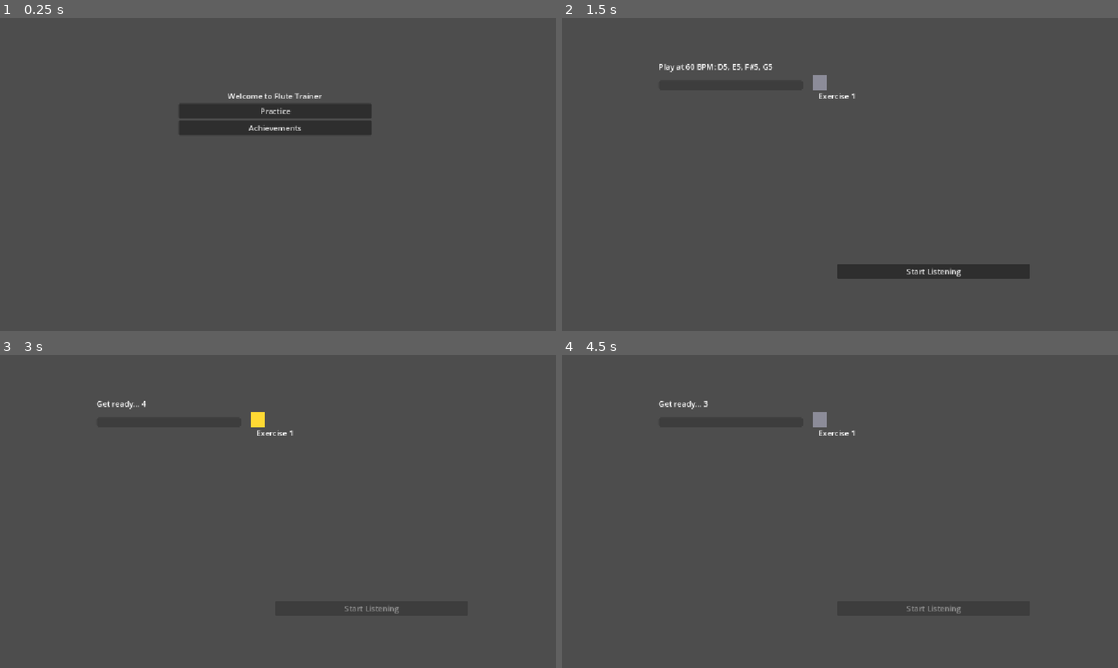
Above: before the commit, frames 1-4 (two rows, left to right).
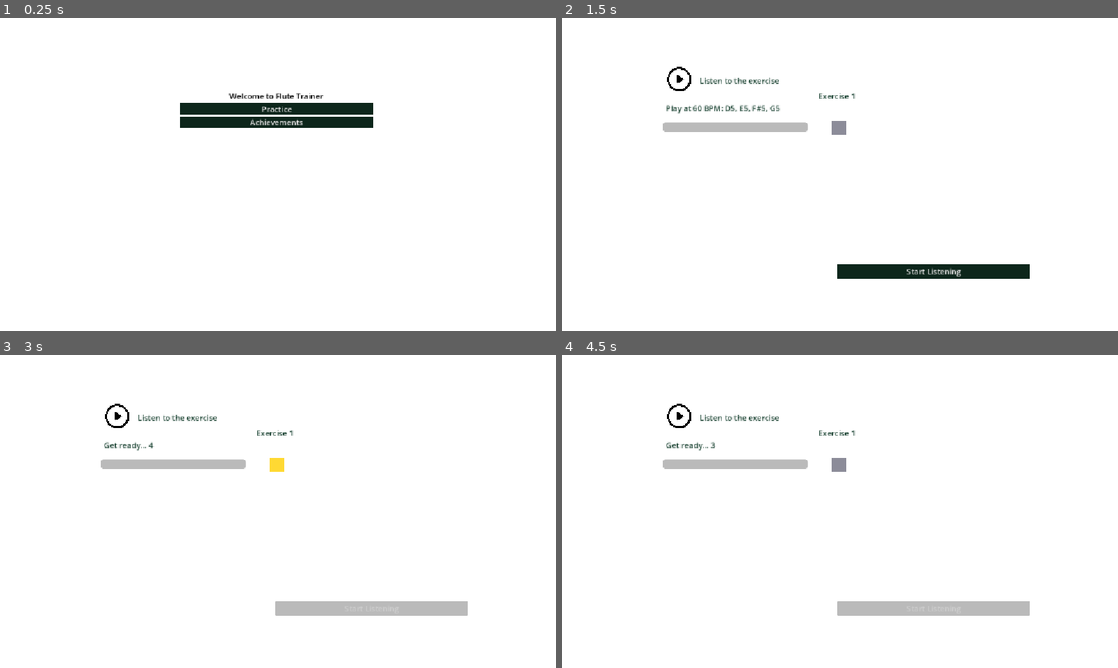
Above: after the commit, the same moments.

Repository: maryamalateye/FluteTrainer2
Game: Godot game, scene res://Menus/main_menu.tscn
Same seed, same stepped clock (60 frames per second), same inputs: the game is played once before the commit and once after it.
Inputs (mouse positions are in pixels of both pictures, inside the frame that each line leads up to):
- Up to frame 1 (0.25 s): no input
- Up to frame 2 (1.5 s): click "Practice" at 0.5 s; click "Exercise 1" at 1.25 s
- Up to frame 3 (3 s): click (116, 417) at 2.02 s; click "Start Listening" at 2.75 s
- Up to frame 4 (4.5 s): click (678, 417) at 3.52 s; click (678, 417) at 4.27 s

The runs differ from the first frame. In frame 1, 100% of the frame differs, in the area x 0-100%, y 0-100%; in frame 2, 100%; in frame 3, 100%; in frame 4, 100%.

Commit message:
basic stuff need to keep trying with tempo bc im not sure what it's doing still 100%...

Diff:
--- a/flute-trainer/Comparator.gd
+++ b/flute-trainer/Comparator.gd
@@ -2,6 +2,8 @@
 #autoload: sequential pitch comparison against the current exercise's Notes list
 
 var expected: Array = []
+var note_beats: Array[float] = []
+var bpm: float = 80.0
 var seconds_per_beat: float = 0.5
 var index: int = 0
 var correct: int = 0
@@ -9,22 +11,42 @@
 var history: Array = []
 var session_active: bool = false
 
+var onset_log: Array = []	#{index, time} pairs, one per detected note attack, in session-elapsed seconds
+var last_tempo_result: Dictionary = {}
+
+const TEMPO_TOLERANCE: float = 0.08	#fraction above/below expected BPM still considered "Just Right"
+
 signal note_result(status: String, expected_pitch: String, played_pitch: String)
-signal session_finished(accuracy: float)
+signal session_finished(accuracy: float, tempo: Dictionary)
 
 const NOTE_OFFSETS := {
 	"C": 0, "C#": 1, "D": 2, "D#": 3, "E": 4, "F": 5,
 	"F#": 6, "G": 7, "G#": 8, "A": 9, "A#": 10, "B": 11
 }
 
-func load_score(notes: Array, bpm: int) -> void:
+func load_score(notes: Array, bpm_value: int, beats: Array = []) -> void:
 	expected = notes.duplicate()
-	seconds_per_beat = 60.0 / float(max(bpm, 1))
+	bpm = float(max(bpm_value, 1))
+	seconds_per_beat = 60.0 / bpm
+	note_beats.clear()
+	for i in range(expected.size()):
+		note_beats.append(float(beats[i]) if i < beats.size() else 1.0)
 	index = 0
 	correct = 0
 	close = 0
 	history.clear()
+	onset_log.clear()
+	last_tempo_result = {}
 	session_active = true
+
+# Called by the exercise scene whenever it detects a new note attack (silence
+# followed by sound), tagged with how far into the session we are. We record
+# which note was "current" at that moment so we can later compare when the
+# player actually attacked each note against when they were supposed to.
+func record_onset(elapsed_time: float) -> void:
+	if not session_active:
+		return
+	onset_log.append({"index": index, "time": elapsed_time})
 
 func check_note(played_pitch: String) -> void:
 	if not session_active or index >= expected.size():
@@ -124,4 +146,77 @@
 	var accuracy: float = 0.0
 	if not expected.is_empty():
 		accuracy = (float(correct + close) / float(expected.size())) * 100.0
-	session_finished.emit(accuracy)
+
+	last_tempo_result = _compute_tempo_analysis()
+	session_finished.emit(accuracy, last_tempo_result)
+
+# Compares when the player actually attacked each note (onset_log) against
+# when they were expected to, derived from the exercise's beat grid, to work
+# out the BPM the player was actually playing at versus the target BPM.
+func _compute_tempo_analysis() -> Dictionary:
+	var expected_times: Array = []
+	var cumulative := 0.0
+	for b in note_beats:
+		expected_times.append(cumulative)
+		cumulative += b * seconds_per_beat
+
+	# First onset recorded for each note index = the player's actual attack time for that note.
+	var actual_times: Dictionary = {}
+	for entry in onset_log:
+		var idx: int = entry["index"]
+		if idx >= 0 and idx < expected.size() and not actual_times.has(idx):
+			actual_times[idx] = entry["time"]
+
+	var per_note: Array = []
+	var bpm_samples: Array = []
+	print("--- Tempo analysis (target %.1f BPM) ---" % bpm)
+	for i in range(1, expected.size()):
+		if not (actual_times.has(i) and actual_times.has(i - 1)):
+			continue
+		var actual_interval: float = actual_times[i] - actual_times[i - 1]
+		if actual_interval <= 0.0:
+			continue
+		var beats_for_prev_note: float = note_beats[i - 1]
+		var actual_bpm: float = (beats_for_prev_note / actual_interval) * 60.0
+		var status := _classify_tempo(actual_bpm)
+		bpm_samples.append(actual_bpm)
+		per_note.append({
+			"note_index": i - 1,
+			"note": expected[i - 1],
+			"expected_bpm": bpm,
+			"actual_bpm": actual_bpm,
+			"status": status
+		})
+		print("Note %d (%s): expected %.1f BPM, actual %.1f BPM -> %s" % [i - 1, expected[i - 1], bpm, actual_bpm, status])
+
+	var has_data := not bpm_samples.is_empty()
+	var overall_actual_bpm := 0.0
+	if has_data:
+		var sum := 0.0
+		for s in bpm_samples:
+			sum += s
+		overall_actual_bpm = sum / bpm_samples.size()
+	var overall_status := _classify_tempo(overall_actual_bpm) if has_data else "Unknown"
+	if has_data:
+		print("Overall: expected %.1f BPM, actual %.1f BPM -> %s" % [bpm, overall_actual_bpm, overall_status])
+	else:
+		print("Overall: expected %.1f BPM, actual N/A (not enough onsets detected) -> %s" % [bpm, overall_status])
+
+	return {
+		"per_note": per_note,
+		"expected_bpm": bpm,
+		"actual_bpm": overall_actual_bpm,
+		"has_data": has_data,
+		"status": overall_status
+	}
+
+func _classify_tempo(actual_bpm: float) -> String:
+	if bpm <= 0.0:
+		return "Unknown"
+	var ratio := actual_bpm / bpm
+	if ratio > 1.0 + TEMPO_TOLERANCE:
+		return "Too Fast"
+	elif ratio < 1.0 - TEMPO_TOLERANCE:
+		return "Too Slow"
+	else:
+		return "Just Right"
--- a/flute-trainer/Menus/exercise_menu.tscn
+++ b/flute-trainer/Menus/exercise_menu.tscn
@@ -1,6 +1,7 @@
 [gd_scene format=3 uid="uid://buuqid3n8vy01"]
 
 [ext_resource type="Script" uid="uid://v44yiv5jg6l3" path="res://Scripts/exercise_menu.gd" id="1_nsopj"]
+[ext_resource type="Theme" uid="uid://bhycjynp2psnk" path="res://theme.tres" id="2_wvplg"]
 
 [node name="ExerciseMenu" type="Control" unique_id=80788861]
 layout_mode = 3
@@ -18,6 +19,7 @@
 
 [node name="Label" type="Label" parent="VBoxContainer" unique_id=1123805146]
 layout_mode = 2
+theme = ExtResource("2_wvplg")
 text = "Select Exercise"
 horizontal_alignment = 1
 
@@ -31,6 +33,7 @@
 
 [node name="BackButton" type="Button" parent="VBoxContainer" unique_id=1456371715]
 layout_mode = 2
+theme = ExtResource("2_wvplg")
 text = "Back"
 
 [connection signal="pressed" from="VBoxContainer/BackButton" to="." method="_on_back_button_pressed"]
--- a/flute-trainer/Menus/main_menu.tscn
+++ b/flute-trainer/Menus/main_menu.tscn
@@ -1,13 +1,20 @@
 [gd_scene format=3 uid="uid://xjjrwi3wwx74"]
 
 [ext_resource type="Script" uid="uid://b1q0ieijd6gpy" path="res://Scripts/main_menu.gd" id="1_jf8mj"]
+[ext_resource type="Theme" uid="uid://bhycjynp2psnk" path="res://theme.tres" id="2_p3jrs"]
+
+[sub_resource type="Theme" id="Theme_wvplg"]
 
 [node name="MainMenu" type="Control" unique_id=1110346453]
 layout_mode = 3
-anchors_preset = 0
-offset_right = 1152.0
-offset_bottom = 648.0
+anchors_preset = 10
+anchor_right = 1.0
+offset_left = 3.0
+offset_right = 3.0
+grow_horizontal = 2
+theme = SubResource("Theme_wvplg")
 script = ExtResource("1_jf8mj")
+metadata/_edit_use_anchors_ = true
 
 [node name="VBoxContainer" type="VBoxContainer" parent="." unique_id=310235245]
 layout_mode = 0
@@ -18,15 +25,18 @@
 
 [node name="Label" type="Label" parent="VBoxContainer" unique_id=1686481440]
 layout_mode = 2
+theme_override_colors/font_color = Color(0, 0, 0, 1)
 text = "Welcome to Flute Trainer"
 horizontal_alignment = 1
 
 [node name="PracticeButton" type="Button" parent="VBoxContainer" unique_id=1473420390]
 layout_mode = 2
+theme = ExtResource("2_p3jrs")
 text = "Practice"
 
 [node name="AchievementsButton" type="Button" parent="VBoxContainer" unique_id=1814208061]
 layout_mode = 2
+theme = ExtResource("2_p3jrs")
 text = "Achievements"
 
 [connection signal="pressed" from="VBoxContainer/PracticeButton" to="." method="_on_practice_button_pressed"]
--- a/flute-trainer/Scenes/achievements.tscn
+++ b/flute-trainer/Scenes/achievements.tscn
@@ -1,6 +1,7 @@
 [gd_scene format=3 uid="uid://cmicswdh3mlq1"]
 
 [ext_resource type="Script" uid="uid://drt2xjg0pk7hb" path="res://Scripts/achievements.gd" id="1_7xtne"]
+[ext_resource type="Theme" uid="uid://bhycjynp2psnk" path="res://theme.tres" id="2_frbbq"]
 
 [node name="Achievements" type="Control" unique_id=1817724452]
 layout_mode = 3
@@ -20,6 +21,7 @@
 
 [node name="Label" type="Label" parent="VBoxContainer" unique_id=168795711]
 layout_mode = 2
+theme = ExtResource("2_frbbq")
 text = "Achievements"
 
 [node name="ScrollContainer" type="ScrollContainer" parent="VBoxContainer" unique_id=1612504077]
@@ -32,6 +34,7 @@
 
 [node name="BackButton" type="Button" parent="VBoxContainer" unique_id=942833467]
 layout_mode = 2
+theme = ExtResource("2_frbbq")
 text = "Back to main menu"
 
 [connection signal="pressed" from="VBoxContainer/BackButton" to="." method="_on_back_button_pressed"]
--- a/flute-trainer/Scenes/exercise.tscn
+++ b/flute-trainer/Scenes/exercise.tscn
@@ -1,22 +1,24 @@
 [gd_scene format=3 uid="uid://bnqxck0sss5ow"]
 
+[ext_resource type="Theme" uid="uid://bhycjynp2psnk" path="res://theme.tres" id="1_gyahg"]
 [ext_resource type="Script" uid="uid://dbewjaqehj3dt" path="res://Scripts/exercise.gd" id="1_vgskp"]
+[ext_resource type="Texture2D" uid="uid://dgf2c0ndak3cn" path="res://icons/play.png" id="3_csm5r"]
 
 [sub_resource type="AudioStreamMicrophone" id="AudioStreamMicrophone_qpkpj"]
 
 [node name="Exercise" type="Control" unique_id=1746021676]
 layout_mode = 3
-anchors_preset = 15
-anchor_right = 1.0
-anchor_bottom = 1.0
-grow_horizontal = 2
-grow_vertical = 2
+anchors_preset = 0
+theme = ExtResource("1_gyahg")
 script = ExtResource("1_vgskp")
 
 [node name="Label" type="Label" parent="." unique_id=1211230672]
 layout_mode = 0
-offset_right = 400.0
-offset_bottom = 23.0
+offset_left = 15.0
+offset_top = 86.0
+offset_right = 415.0
+offset_bottom = 109.0
+theme = ExtResource("1_gyahg")
 text = "Play your exercise"
 
 [node name="NowLabel" type="Label" parent="." unique_id=1000000003]
@@ -24,6 +26,7 @@
 offset_top = 90.0
 offset_right = 400.0
 offset_bottom = 129.0
+theme = ExtResource("1_gyahg")
 theme_override_font_sizes/font_size = 28
 
 [node name="Button" type="Button" parent="." unique_id=1501146245]
@@ -32,6 +35,7 @@
 offset_top = 420.0
 offset_right = 770.0
 offset_bottom = 451.0
+theme = ExtResource("1_gyahg")
 text = "Done"
 
 [node name="Mic" type="AudioStreamPlayer" parent="." unique_id=1681820808]
@@ -40,17 +44,41 @@
 
 [node name="NoteProgress" type="ProgressBar" parent="." unique_id=1000000001]
 layout_mode = 0
-offset_top = 40.0
-offset_right = 300.0
-offset_bottom = 60.0
+offset_left = 9.0
+offset_top = 127.0
+offset_right = 309.0
+offset_bottom = 147.0
 max_value = 1.0
 show_percentage = false
 
 [node name="BeatPulse" type="ColorRect" parent="." unique_id=1000000002]
 layout_mode = 0
-offset_left = 320.0
-offset_top = 30.0
-offset_right = 350.0
-offset_bottom = 60.0
+offset_left = 359.0
+offset_top = 124.0
+offset_right = 389.0
+offset_bottom = 154.0
 pivot_offset = Vector2(15, 15)
 color = Color(0.55, 0.55, 0.6, 1)
+
+[node name="ExPlayer" type="AudioStreamPlayer" parent="." unique_id=1993953070]
+
+[node name="TextureButton" type="TextureButton" parent="." unique_id=1907533080]
+layout_mode = 0
+offset_left = 18.0
+offset_top = 13.0
+offset_right = 68.0
+offset_bottom = 63.0
+texture_normal = ExtResource("3_csm5r")
+ignore_texture_size = true
+stretch_mode = 0
+
+[node name="ListenEx" type="Label" parent="." unique_id=971917915]
+layout_mode = 0
+offset_left = 85.0
+offset_top = 29.0
+offset_right = 250.0
+offset_bottom = 52.0
+theme = ExtResource("1_gyahg")
+text = "Listen to the exercise"
+
+[connection signal="pressed" from="TextureButton" to="." method="_on_texture_button_pressed"]
--- a/flute-trainer/Scenes/exercise_shell.tscn
+++ b/flute-trainer/Scenes/exercise_shell.tscn
@@ -1,6 +1,7 @@
 [gd_scene format=3 uid="uid://bwhisreeg2w3k"]
 
 [ext_resource type="Script" uid="uid://brdrn476trks7" path="res://Scripts/exercise_shell.gd" id="1_4uchv"]
+[ext_resource type="Theme" uid="uid://bhycjynp2psnk" path="res://theme.tres" id="2_0htar"]
 
 [node name="ExerciseShell" type="Control" unique_id=658070895]
 layout_mode = 3
@@ -17,6 +18,7 @@
 offset_top = 150.0
 offset_right = 770.0
 offset_bottom = 173.0
+theme = ExtResource("2_0htar")
 text = "Exercise Title"
 horizontal_alignment = 1
 
@@ -29,30 +31,41 @@
 
 [node name="ResultsScreen" type="Panel" parent="." unique_id=1082409507]
 layout_mode = 0
-offset_left = 430.0
-offset_top = 225.0
-offset_right = 730.0
-offset_bottom = 425.0
+offset_left = 330.0
+offset_top = 90.0
+offset_right = 830.0
+offset_bottom = 560.0
 
 [node name="VBoxContainer" type="VBoxContainer" parent="ResultsScreen" unique_id=1619064448]
 layout_mode = 0
-offset_left = 70.0
-offset_right = 220.0
-offset_bottom = 82.0
+offset_left = 20.0
+offset_top = 16.0
+offset_right = 480.0
+offset_bottom = 454.0
 
 [node name="ScoreLabel" type="Label" parent="ResultsScreen/VBoxContainer" unique_id=364496674]
 layout_mode = 2
+theme = ExtResource("2_0htar")
 text = "Result"
 horizontal_alignment = 1
 
+[node name="DetailsLabel" type="RichTextLabel" parent="ResultsScreen/VBoxContainer" unique_id=1000000004]
+custom_minimum_size = Vector2(0, 300)
+layout_mode = 2
+size_flags_vertical = 3
+bbcode_enabled = true
+
 [node name="RetryButton" type="Button" parent="ResultsScreen/VBoxContainer" unique_id=651399643]
 layout_mode = 2
+theme = ExtResource("2_0htar")
 text = "Retry"
 
 [node name="NextButton" type="Button" parent="ResultsScreen/VBoxContainer" unique_id=1957918650]
 layout_mode = 2
+theme = ExtResource("2_0htar")
 text = "Next"
 
 [node name="MenuButton" type="Button" parent="ResultsScreen/VBoxContainer" unique_id=1621279858]
 layout_mode = 2
+theme = ExtResource("2_0htar")
 text = "Menu"
--- a/flute-trainer/Scripts/exercise.gd
+++ b/flute-trainer/Scripts/exercise.gd
@@ -23,6 +23,8 @@
 @onready var mic: AudioStreamPlayer = $Mic
 @onready var note_progress: ProgressBar = $NoteProgress
 @onready var beat_pulse: ColorRect = $BeatPulse
+@onready var explayer: AudioStreamPlayer = $ExPlayer
+
 
 var spectrum: AudioEffectSpectrumAnalyzerInstance
 var listening := false
@@ -39,6 +41,7 @@
 var metronome_elapsed := 0.0
 var pulse_strength := 0.0
 var _last_shown_index := -1
+var session_elapsed := 0.0	#seconds since listening started, used to timestamp note onsets for tempo tracking
 
 func _ready() -> void:
 	record_button.show()
@@ -52,6 +55,9 @@
 	var bpm: int = config.get("BPM", 80)
 	exercise_notes = config.get("Notes", [])
 	var beats: Array = config.get("Beats", [])
+	var audio_path: String = config.get("AudioPath", "")
+	if audio_path != "":
+		explayer.stream = load(audio_path)
 	note_beats.clear()
 	for i in range(exercise_notes.size()):
 		note_beats.append(float(beats[i]) if i < beats.size() else 1.0)
@@ -103,6 +109,7 @@
 
 	if newly_committed != "":
 		print(newly_committed)
+		Comparator.record_onset(session_elapsed)
 
 # Advances one note per beat/half-beat, on a clock, instead of waiting for the
 # player to hold a note stably — keeps the exercise moving at tempo. Scores
@@ -110,6 +117,8 @@
 func _update_timing(delta: float) -> void:
 	if not Comparator.session_active:
 		return
+
+	session_elapsed += delta
 
 	var beat_length: float = max(Comparator.seconds_per_beat, 0.001)
 	metronome_elapsed += delta
@@ -205,12 +214,13 @@
 	note_elapsed = 0.0
 	metronome_elapsed = 0.0
 	pulse_strength = 0.0
+	session_elapsed = 0.0
 	_last_shown_index = -1
 	if note_progress:
 		note_progress.value = 0.0
 	label.text = "Go!"
 	label.modulate = Color.WHITE
-	Comparator.load_score(config.get("Notes", []), config.get("BPM", 80))
+	Comparator.load_score(config.get("Notes", []), config.get("BPM", 80), config.get("Beats", []))
 	_update_now_label()
 	mic.play()
 
@@ -234,14 +244,18 @@
 				label.text = "MISS — expected %s, heard %s" % [expected_pitch, played_pitch]
 			label.modulate = Color.RED
 
-func _on_session_finished(accuracy: float) -> void:
+func _on_session_finished(accuracy: float, tempo: Dictionary) -> void:
 	_stop_listening()
 	if now_label:
 		now_label.text = ""
 	record_button.hide()
 	await get_tree().create_timer(SCORE_DISPLAY_DELAY).timeout
 	label.modulate = Color.WHITE
-	label.text = "Score: %.0f%%" % accuracy
+	var tempo_status: String = tempo.get("status", "Unknown")
+	if tempo.get("has_data", false):
+		label.text = "Score: %.0f%% — Tempo: %s" % [accuracy, tempo_status]
+	else:
+		label.text = "Score: %.0f%%" % accuracy
 	finished.emit(clampf(accuracy / 100.0, 0.0, 1.0))
 
 func get_peak_frequency() -> Dictionary:
@@ -275,3 +289,7 @@
 		last_committed_note = detected
 		return detected
 	return ""
+
+
+func _on_texture_button_pressed() -> void:
+	explayer.play()
--- a/flute-trainer/Scripts/exercise_shell.gd
+++ b/flute-trainer/Scripts/exercise_shell.gd
@@ -4,6 +4,7 @@
 @onready var content: Control = $Content
 @onready var results_screen: Control = $ResultsScreen
 @onready var score_label: Label = $ResultsScreen/VBoxContainer/ScoreLabel
+@onready var details_label: RichTextLabel = $ResultsScreen/VBoxContainer/DetailsLabel
 @onready var retry_button: Button = $ResultsScreen/VBoxContainer/RetryButton
 @onready var next_button: Button = $ResultsScreen/VBoxContainer/NextButton
 @onready var menu_button: Button = $ResultsScreen/VBoxContainer/MenuButton
@@ -38,11 +39,43 @@
 func _on_exercise_finished(score: float) -> void:
 	var passed := Gamestate.show_result(_current_info["id"], score)
 	score_label.text = "%d%% - %s" % [round(score * 100), "Passed!" if passed else "Try again"]
+	details_label.text = _build_details_bbcode()
 
 	var next_info := ExerciseDatabase.get_by_id(_current_info["id"] + 1)
 	next_button.disabled = not (passed and not next_info.is_empty())
 
 	results_screen.show()
+
+# Builds the note-by-note breakdown and tempo summary shown on the results
+# screen, from the Comparator state left over by the just-finished session.
+func _build_details_bbcode() -> String:
+	var lines: Array = []
+
+	lines.append("[b]Notes[/b]")
+	for i in range(Comparator.history.size()):
+		var entry: Dictionary = Comparator.history[i]
+		var status: String = entry["status"]
+		var color := "lime" if status == "correct" else ("yellow" if status == "close" else "red")
+		var played: String = entry["played"] if entry["played"] != "" else "nothing"
+		var verdict := "Correct" if status == "correct" else ("Close (%s)" % played if status == "close" else "Wrong (%s)" % played)
+		lines.append("%d. %s — [color=%s]%s[/color]" % [i + 1, entry["expected"], color, verdict])
+
+	var tempo: Dictionary = Comparator.last_tempo_result
+	if not tempo.is_empty():
+		var expected_bpm: float = tempo.get("expected_bpm", 0.0)
+		var status: String = tempo.get("status", "Unknown")
+		lines.append("")
+		lines.append("[b]Tempo[/b]")
+		if tempo.get("has_data", false):
+			var actual_bpm: float = tempo.get("actual_bpm", 0.0)
+			var tempo_color := "lime" if status == "Just Right" else "red"
+			lines.append("Expected: %.0f BPM   Actual: %.0f BPM" % [expected_bpm, actual_bpm])
+			lines.append("[color=%s]%s[/color]" % [tempo_color, status])
+		else:
+			lines.append("Expected: %.0f BPM   Actual: N/A" % expected_bpm)
+			lines.append("[color=gray]Not enough notes detected to measure tempo[/color]")
+
+	return "\n".join(lines)
 
 func _go_to_next() -> void:
 	Gamestate.selected_exercise_id = _current_info["id"] + 1
--- a/flute-trainer/data/exercises.json
+++ b/flute-trainer/data/exercises.json
@@ -4,7 +4,8 @@
 			"Exercise": "Exercise 1",
 			"BPM": 60,
 			"Notes": ["D5", "E5", "F#5", "G5"],
-			"Beats": [1, 1, 1, 1]
+			"Beats": [1, 1, 1, 1],
+			"AudioPath": "res://audio/ex1.wav"
 		},
 		{
 			"Exercise": "Exercise 2",
--- a/flute-trainer/project.godot
+++ b/flute-trainer/project.godot
@@ -17,6 +17,7 @@
 
 [audio]
 
+buses/default_bus_layout="uid://c53sqrbpb1gcd"
 general/default_playback_type.web=0
 driver/enable_input=true
 
@@ -39,3 +40,4 @@
 rendering_device/driver.windows="d3d12"
 renderer/rendering_method="gl_compatibility"
 renderer/rendering_method.mobile="gl_compatibility"
+environment/defaults/default_clear_color=Color(1, 1, 1, 1)
--- /dev/null
+++ b/flute-trainer/theme.tres
@@ -0,0 +1,12 @@
+[gd_resource type="Theme" format=3 uid="uid://bhycjynp2psnk"]
+
+[sub_resource type="StyleBoxFlat" id="StyleBoxFlat_gx6xq"]
+bg_color = Color(0.053214245, 0.14784819, 0.10492485, 1)
+
+[sub_resource type="StyleBoxFlat" id="StyleBoxFlat_wvktn"]
+bg_color = Color(0.14509805, 0.31764707, 0.23921569, 1)
+
+[resource]
+Button/styles/normal = SubResource("StyleBoxFlat_gx6xq")
+Button/styles/pressed = SubResource("StyleBoxFlat_wvktn")
+Label/colors/font_color = Color(0.09019608, 0.2509804, 0.18431373, 1)
Not shown, added: flute-trainer/audio/ex1.wav.import
Binary file added: flute-trainer/icons/play.png
Not shown, added: flute-trainer/icons/play.png.import
Not shown, added: flute-trainer/audio/ex1.wav
